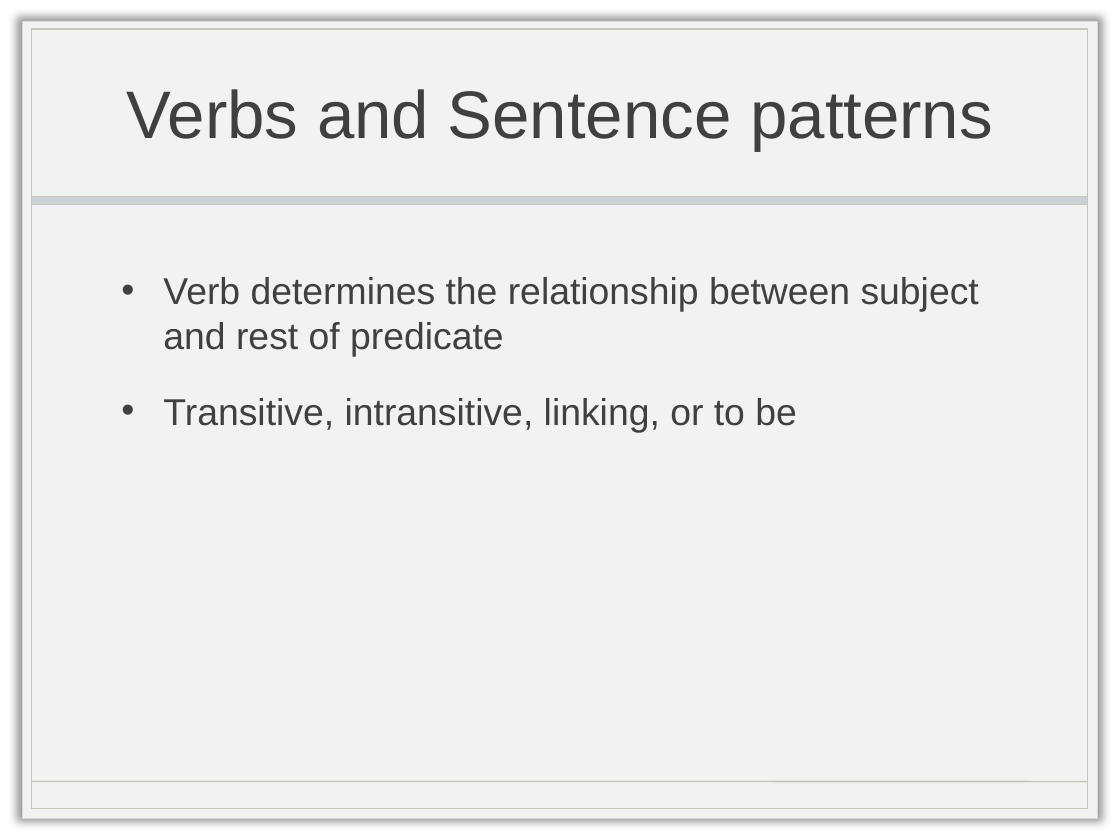
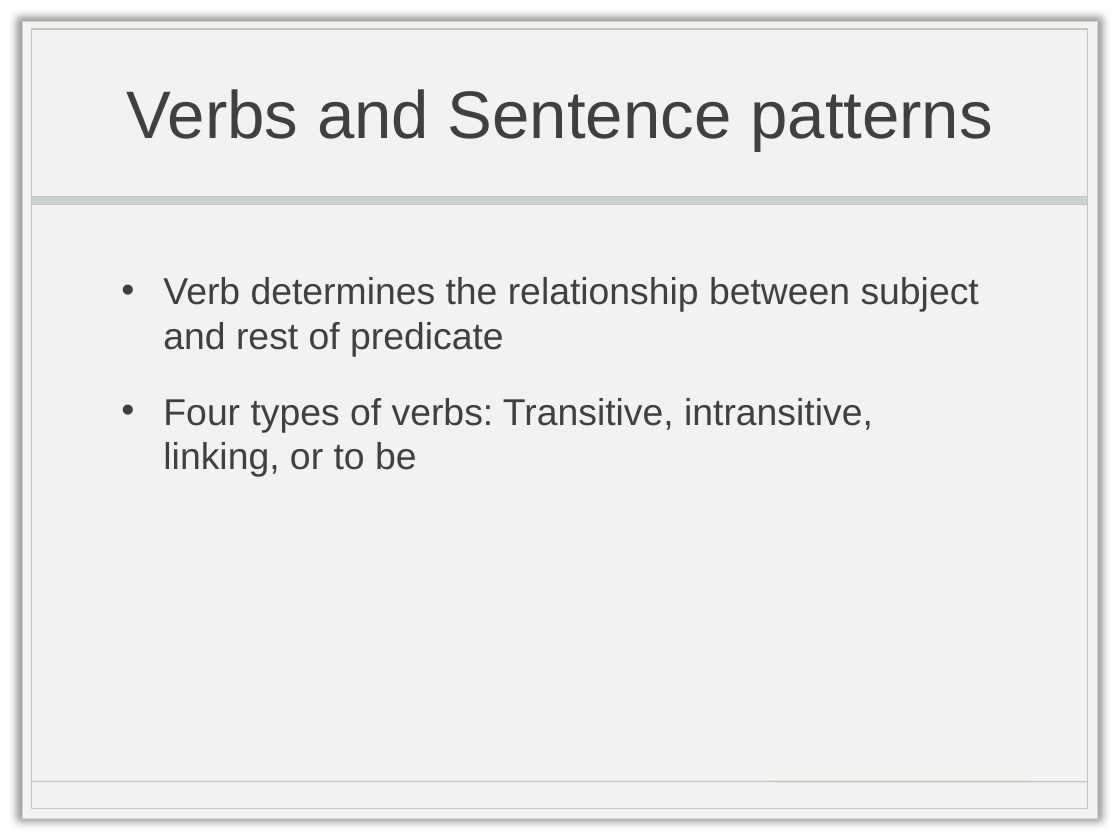
Before and after one commit to doctorlam/tecm4190, a slide deck: slide 11 of readings/4190_grammar.pptx. Drawn at 1120x840 pixels with LibreOffice and Linux fonts; fonts in the diff are those of the drawing; background and template pictures are left out. Boxes give left, top, right and bottom in pixels: in the first picture for what was removed or moved away, otherwise in the second. Text is boxed around its words. In the diff, an @@ line names an element or a change of style, - is before the commit and + after.

```diff
--- a/readings/4190_grammar.pptx
+++ b/readings/4190_grammar.pptx
@@ text at [163,398,873,477]: text changed @@
-• Transitive, intransitive, linking, or to be
+• Four types of verbs: Transitive, intransitive, linking, or to be
```
Also in this commit, not shown: 7 other slides changed, 2 slides added, 3 slides removed, 2 other files.
